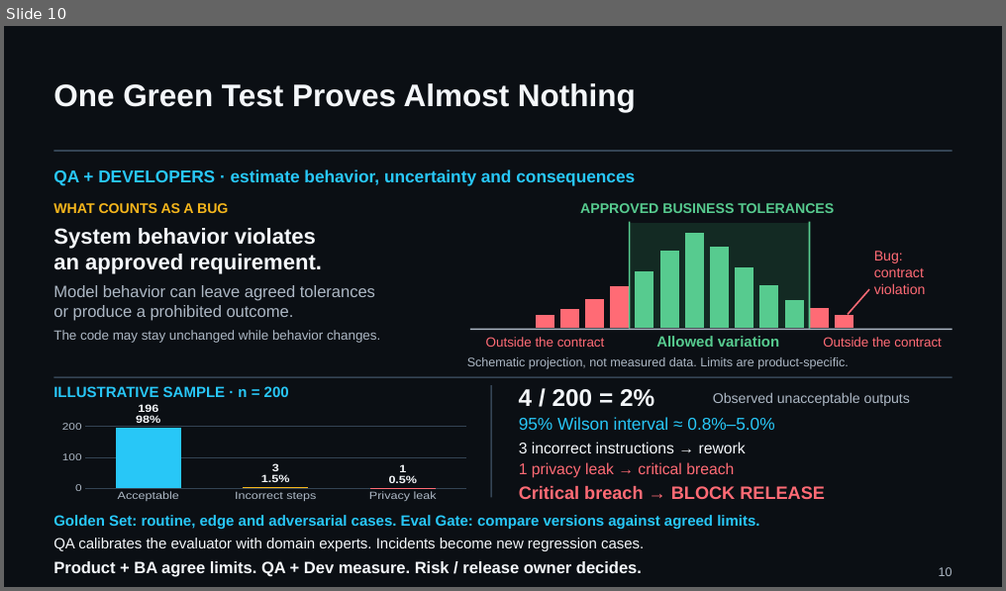
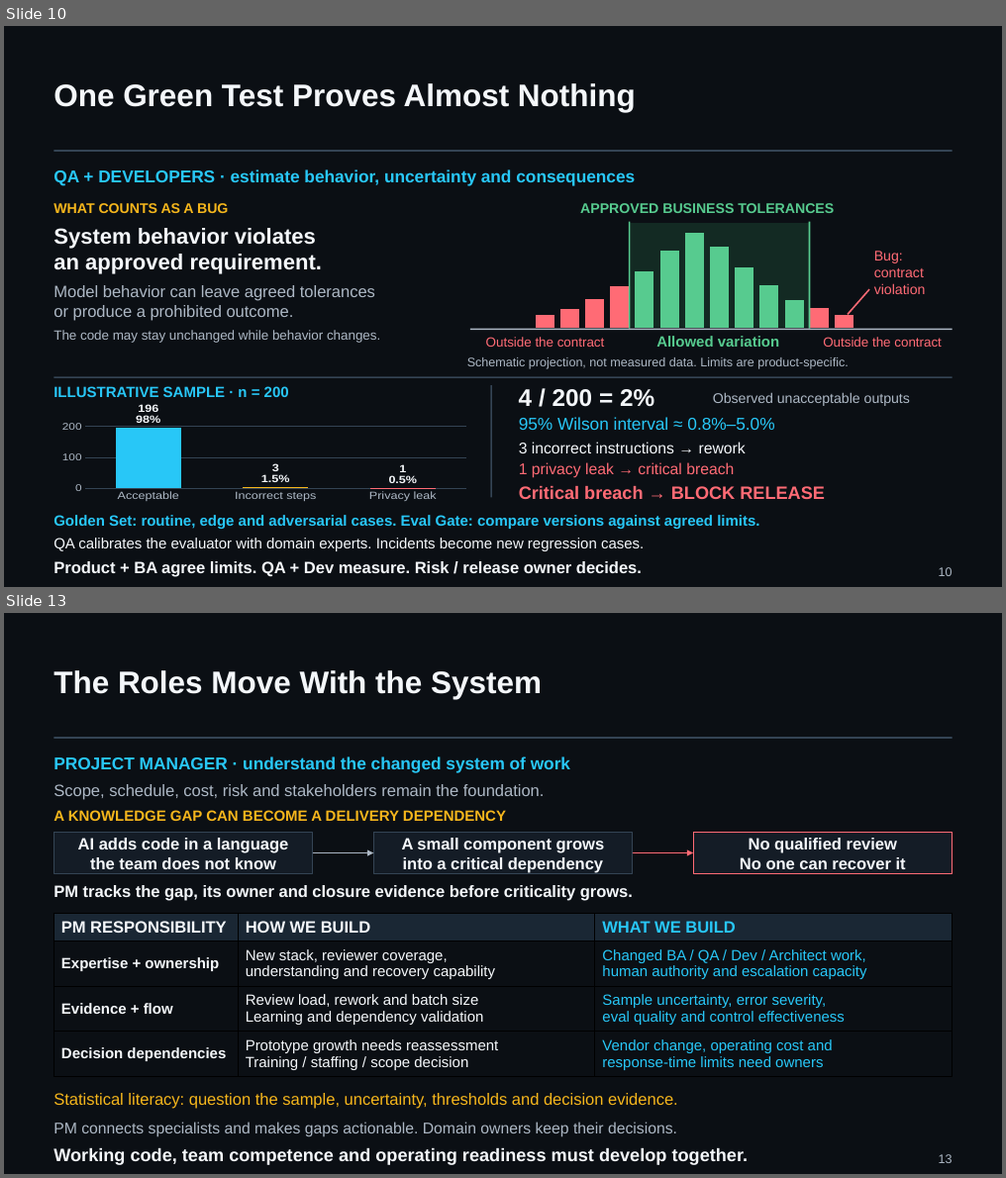
Before and after one commit to UncertaintyArchitectureGroup/uncertainty-architecture, a slide deck: assets/presentations/pmday-2026/ai-changes-both-sides.pptx. Shown one above the other, each under a label of ours: slide 10 before the commit, slides 10 and 13 after it; the slides between them are not shown. The pictures are 1006x591 and 1006x1178 pixels, drawn with LibreOffice and Linux fonts; fonts in the diff are those of the drawing. Boxes give left, top, right and bottom in pixels: in the first picture for what was removed or moved away, otherwise in the second. Text is boxed around its words. In the diff, an @@ line names an element or a change of style, - is before the commit and + after.

Commit message:
Clarify PMDay delivery contracts, team operating model and closing resources

```diff
--- a/assets/presentations/pmday-2026/ai-changes-both-sides.pptx
+++ b/assets/presentations/pmday-2026/ai-changes-both-sides.pptx
@@ slide 13 added at bbox=[4, 613, 1002, 1174], background #0B0F14 @@
@@ text added at bbox=[54, 670, 542, 699], 30 pt, text #F4F7FA, bold @@
+The Roles Move With the System
@@ text added at bbox=[54, 757, 570, 772], 16.5 pt, text #28C7F7, bold @@
+PROJECT MANAGER · understand the changed system of work
@@ line added from (54, 738) to (952, 738), #344454 1.5 pt @@
@@ text added at bbox=[54, 784, 545, 800], 15.8 pt, text #ADB8C5 @@
+Scope, schedule, cost, risk and stakeholders remain the foundation.
@@ text added at bbox=[54, 810, 506, 821], 14.2 pt, text #F5B61C, bold @@
+A KNOWLEDGE GAP CAN BECOME A DELIVERY DEPENDENCY
@@ rectangle added at bbox=[54, 833, 313, 874], fill #141C26, outline #344454 1.13 pt @@
@@ text added at bbox=[78, 838, 288, 869], 15.8 pt, text #F4F7FA, bold @@
+AI adds code in a language
+the team does not know
@@ rectangle added at bbox=[374, 833, 633, 874], fill #141C26, outline #344454 1.13 pt @@
@@ text added at bbox=[402, 838, 605, 873], 15.8 pt, text #F4F7FA, bold @@
+A small component grows
+into a critical dependency
@@ rectangle added at bbox=[693, 833, 952, 874], fill #141C26, outline #FF6B75 1.13 pt @@
@@ text added at bbox=[740, 838, 906, 869], 15.8 pt, text #F4F7FA, bold @@
+No qualified review
+No one can recover it
@@ arrow added from (313, 854) to (374, 854), #ADB8C5 1.73 pt @@
@@ arrow added from (633, 854) to (693, 854), #FF6B75 1.73 pt @@
@@ text added at bbox=[54, 885, 633, 901], 15.8 pt, text #F4F7FA, bold @@
+PM tracks the gap, its owner and closure evidence before criticality grows.
@@ table added at bbox=[54, 913, 952, 1077], 4 rows, 3 columns @@
+PM RESPONSIBILITY | HOW WE BUILD | WHAT WE BUILD
+Expertise + ownership | New stack, reviewer coverage, / understanding and recovery capability | Changed BA / QA / Dev / Architect work, / human authority and escalation capacity
+Evidence + flow | Review load, rework and batch size / Learning and dependency validation | Sample uncertainty, error severity, / eval quality and control effectiveness
+Decision dependencies | Prototype growth needs reassessment / Training / staffing / scope decision | Vendor change, operating cost and / response-time limits need owners
@@ text added at bbox=[54, 1093, 678, 1109], 15.8 pt, text #F5B61C @@
+Statistical literacy: question the sample, uncertainty, thresholds and decision evidence.
@@ text added at bbox=[54, 1122, 677, 1138], 15 pt, text #ADB8C5 @@
+PM connects specialists and makes gaps actionable. Domain owners keep their decisions.
@@ text added at bbox=[54, 1149, 748, 1165], 17.2 pt, text #F4F7FA, bold @@
+Working code, team competence and operating readiness must develop together.
@@ text added at bbox=[939, 1155, 952, 1163], 12 pt, text #ADB8C5 @@
+13
```
Also in this commit, not shown: 2 slides changed, 3 other slides added, 3 slides removed, 17 other files.
